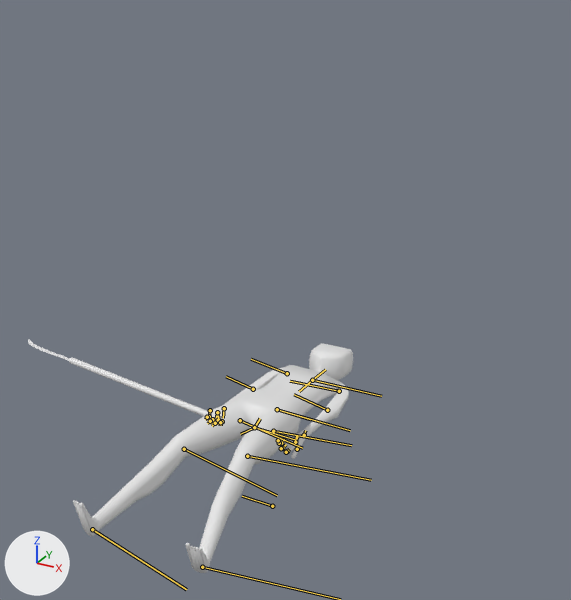
One commit to the FBX model ActionGame/Resources/Model/Enemy/WeakEnemy.fbx: the scene before it, then after it.
Camera for both pictures: a camera (50 mm lens) standing at (10.6, -18.68, 13.98) and looking at (0.64, -0.57, 4.93). Arrows for +X, +Y and +Z are at lower left; the lights stay in place. Both versions are drawn at frame 1 of the action '体ボーン|TestPause'; the numbers are the values there. The bones that bend it are drawn over the model as lines.

Objects in the first picture: 'Body.001'.
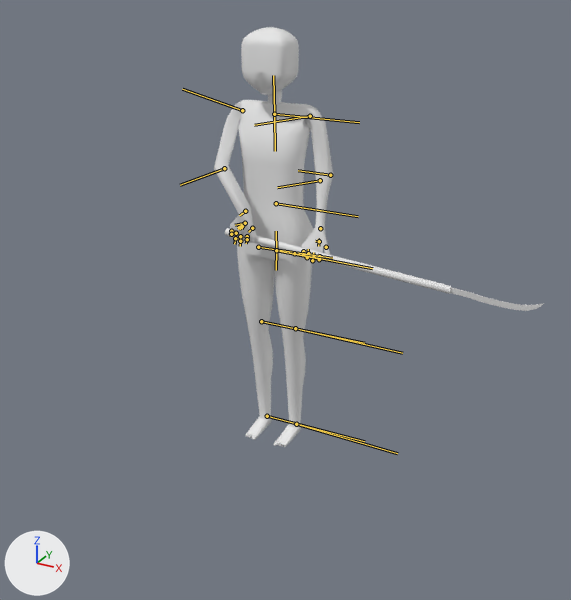
Where the change shows, as pixel boxes [x1, y1, x2, y2] in the pictures (571 x 600 px):
'Body.001', posed (79% taller)
    before: [28, 339, 353, 573]
    after: [214, 27, 545, 447]
bone 'Master', root to tip
    before: (277, 409) to (310, 419)
    after: (276, 203) to (313, 209)
bone 'Bone_L.002', root to tip
    before: (327, 410) to (294, 394)
    after: (320, 180) to (277, 187)
bone 'Bone_R.001', root to tip
    before: (287, 373) to (251, 359)
    after: (242, 110) to (182, 89)
bone 'Bone_R.002', root to tip
    before: (253, 389) to (226, 376)
    after: (224, 168) to (180, 185)
bone 'Bone_R.003', root to tip
    before: (224, 408) to (223, 418)
    after: (245, 211) to (239, 215)
bone 'Bone.002_L', root to tip
    before: (254, 427) to (240, 434)
    after: (276, 250) to (276, 270)
bone 'Bone.002_L.002', root to tip
    before: (184, 449) to (277, 495)
    after: (261, 321) to (364, 343)
bone 'Bone.002_R', root to tip
    before: (254, 427) to (260, 418)
    after: (276, 250) to (276, 231)
bone 'Bone.002_R.001', root to tip
    before: (273, 431) to (351, 445)
    after: (294, 253) to (372, 268)
bone 'Bone.002_R.002', root to tip
    before: (247, 456) to (371, 480)
    after: (295, 328) to (402, 353)

Edits to the bpy script that builds the scene:
```text
Change bone_master:
    where bone_master = bpy.data.objects['体ボーン'].pose.bones['Master']
    bone_master.location: (0.0, 0.0, -6.83) -> (0.0, 0.0, 0.0)
    bone_master.rotation_quaternion: (0.673, 0.0, -0.74, 0.0) -> (1.0, 0.0, 0.0, 0.0)  # degrees (0, -95, 0) -> degrees (0, 0, 0)
Change bone_bone_l_002:
    where bone_bone_l_002 = bpy.data.objects['体ボーン'].pose.bones['Bone_L.002']  # child of 'Bone_L.001'
    bone_bone_l_002.rotation_quaternion: (0.962, 0.0, -0.193, -0.193) -> (0.98, 0.0, 0.197, 0.0)  # degrees (5, -22, -24) -> degrees (0, 23, 0)
Change bone_bone_r_001:
    where bone_bone_r_001 = bpy.data.objects['体ボーン'].pose.bones['Bone_R.001']  # child of 'Bone_R'
    bone_bone_r_001.rotation_quaternion: (0.781, 0.0, 0.0, 0.625) -> (0.707, 0.0, 0.424, 0.566)  # degrees (0, 0, 77) -> degrees (37, 37, 90)
Change bone_bone_r_002:
    where bone_bone_r_002 = bpy.data.objects['体ボーン'].pose.bones['Bone_R.002']  # child of 'Bone_R.001'
    bone_bone_r_002.rotation_quaternion: (0.995, 0.0, -0.1, 0.0) -> (0.924, 0.0, 0.093, 0.37)  # degrees (0, -11, 0) -> degrees (4, 10, 44)
Change bone_bone_r_003:
    where bone_bone_r_003 = bpy.data.objects['体ボーン'].pose.bones['Bone_R.003']  # child of 'Bone_R.002'
    bone_bone_r_003.rotation_quaternion: (0.734, -0.663, 0.0, 0.147) -> (0.842, 0.337, -0.422, 0.0)  # degrees (-83, 11, 13) -> degrees (54, -45, -24)
Change bone_bone_002_l:
    where bone_bone_002_l = bpy.data.objects['体ボーン'].pose.bones['Bone.002_L']  # child of 'Bone.002'
    bone_bone_002_l.rotation_quaternion: (0.995, 0.0, 0.0, 0.1) -> (1.0, 0.0, 0.0, 0.0)  # degrees (0, 0, 11) -> degrees (0, 0, 0)
Change bone_bone_002_l_002:
    where bone_bone_002_l_002 = bpy.data.objects['体ボーン'].pose.bones['Bone.002_L.002']  # child of 'Bone.002_L.001'
    bone_bone_002_l_002.rotation_quaternion: (0.989, 0.002, 0.148, 0.001) -> (1.0, 0.002, 0.023, 0.001)  # degrees (0, 17, 0) -> degrees (0, 3, 0)
Change bone_bone_002_r:
    where bone_bone_002_r = bpy.data.objects['体ボーン'].pose.bones['Bone.002_R']  # child of 'Bone.002'
    bone_bone_002_r.rotation_quaternion: (0.995, 0.0, 0.0, -0.1) -> (1.0, 0.0, 0.0, 0.0)  # degrees (0, 0, -11) -> degrees (0, 0, 0)
Change bone_bone_002_r_001:
    where bone_bone_002_r_001 = bpy.data.objects['体ボーン'].pose.bones['Bone.002_R.001']  # child of 'Bone.002_R'
    bone_bone_002_r_001.rotation_quaternion: (0.996, 0.0, -0.087, 0.0) -> (1.0, 0.0, 0.013, 0.0)  # degrees (0, -10, 0) -> degrees (0, 1, 0)
Change bone_bone_002_r_002:
    where bone_bone_002_r_002 = bpy.data.objects['体ボーン'].pose.bones['Bone.002_R.002']  # child of 'Bone.002_R.001'
    bone_bone_002_r_002.rotation_quaternion: (0.958, 0.0, 0.287, 0.0) -> (1.0, 0.0, 0.0, 0.0)  # degrees (0, 33, 0) -> degrees (0, 0, 0)
```
